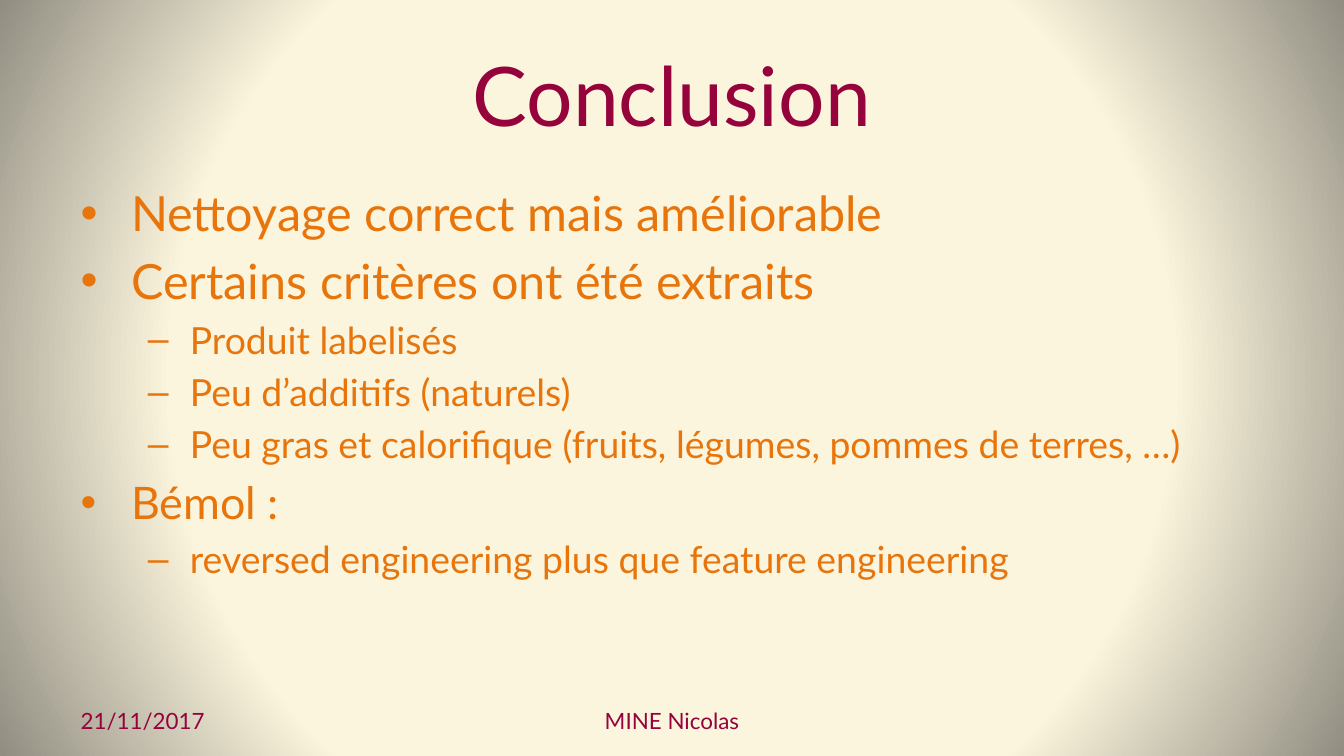
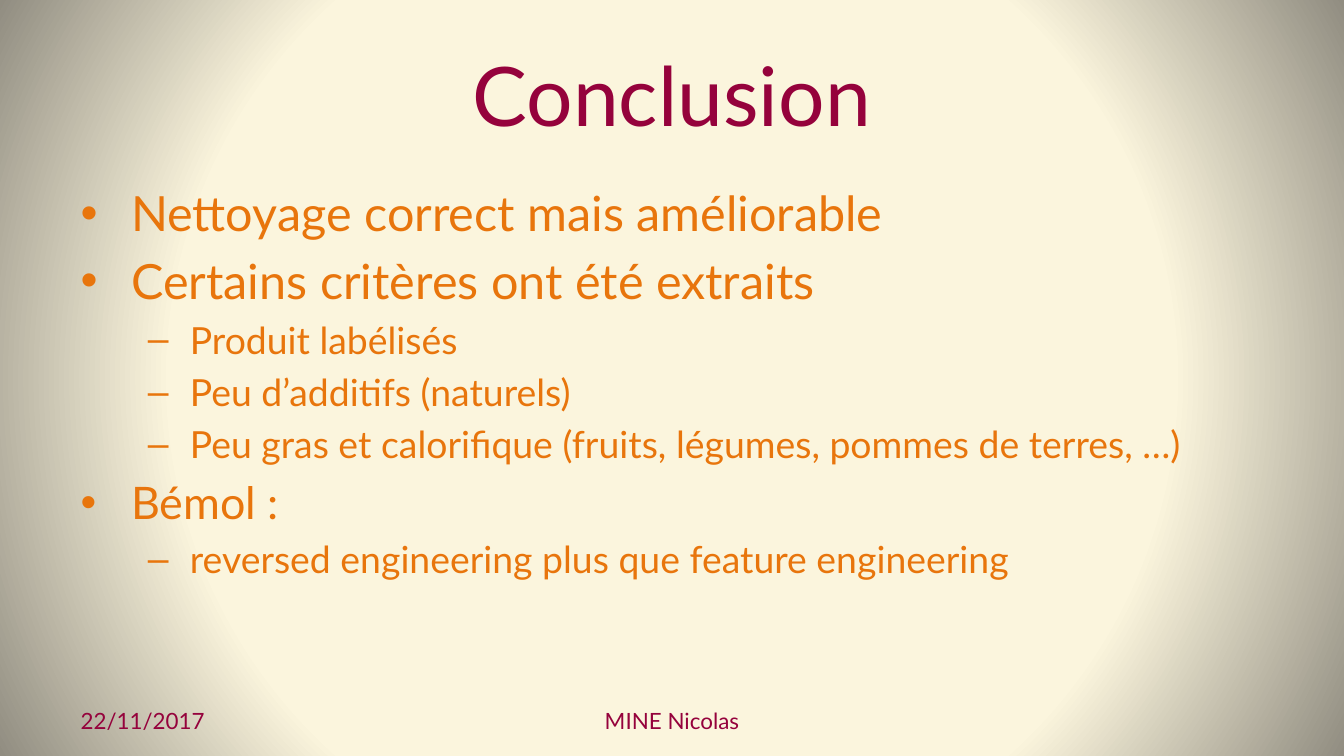
Before and after one commit to Coni63/OC_DS, a slide deck: slide 25 of Projet 2 - donnees nutritionnelles/Presentation-Projet_2.pptx. Drawn at 1344x756 pixels with LibreOffice and Linux fonts; fonts in the diff are those of the drawing. Boxes give left, top, right and bottom in pixels: in the first picture for what was removed or moved away, otherwise in the second. Text is boxed around its words. In the diff, an @@ line names an element or a change of style, - is before the commit and + after.

```diff
--- a/Projet 2 - donnees nutritionnelles/Presentation-Projet_2.pptx
+++ b/Projet 2 - donnees nutritionnelles/Presentation-Projet_2.pptx
@@ text at [190, 326, 458, 355]: text changed @@
-  – Produit labelisés
+  – Produit labélisés
@@ text at [81, 712, 205, 730]: text changed @@
-21/11/2017
+22/11/2017
```
Also in this commit, not shown: 25 other slides changed.
